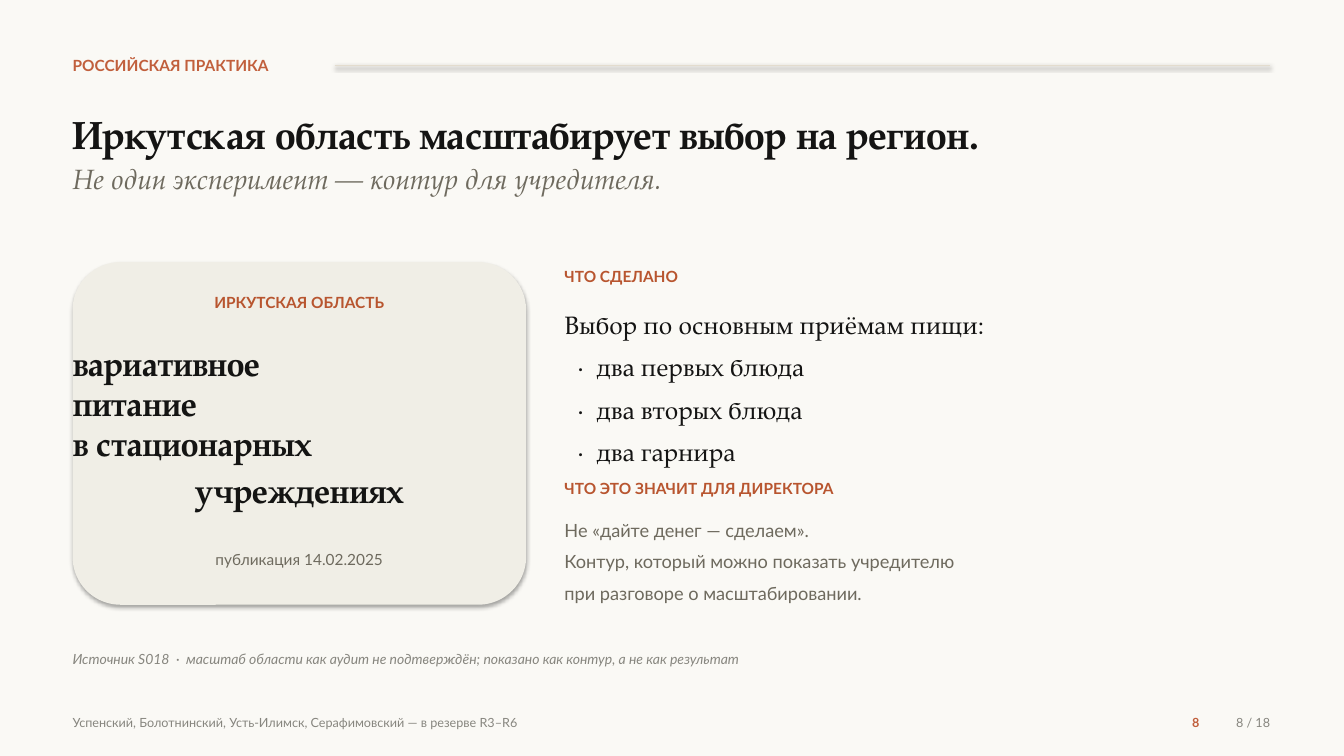
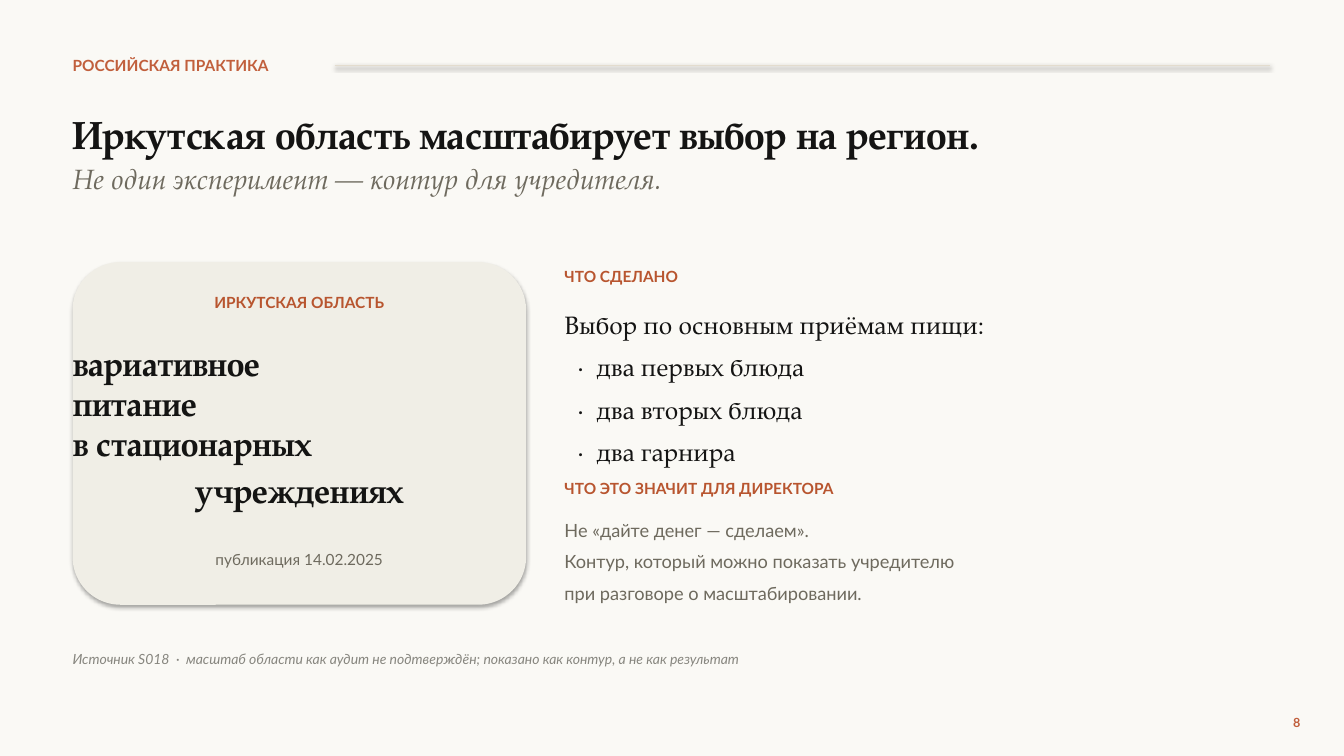
Before and after one commit to qlolp/seminar-variable-food-2026, a slide deck: slide 8 of 02_презентация/презентация_v6/Презентация_v6_Не_просто_накормить.pptx. Drawn at 1344x756 pixels with LibreOffice and Linux fonts; fonts in the diff are those of the drawing. Boxes give left, top, right and bottom in pixels: in the first picture for what was removed or moved away, otherwise in the second. Text is boxed around its words. In the diff, an @@ line names an element or a change of style, - is before the commit and + after.

```diff
--- a/02_презентация/презентация_v6/Презентация_v6_Не_просто_накормить.pptx
+++ b/02_презентация/презентация_v6/Презентация_v6_Не_просто_накормить.pptx
@@ text removed at box(73, 718, 518, 729) @@
-Успенский, Болотнинский, Усть-Илимск, Серафимовский — в резерве R3–R6
@@ text "8": place and size @@
-text "8" at box(1192, 718, 1199, 727)
+text "8" at box(1293, 718, 1300, 727)
@@ text removed at box(1236, 718, 1270, 727) @@
-8 / 18
```
Also in this commit, not shown: 29 other slides changed, 22 other files.
